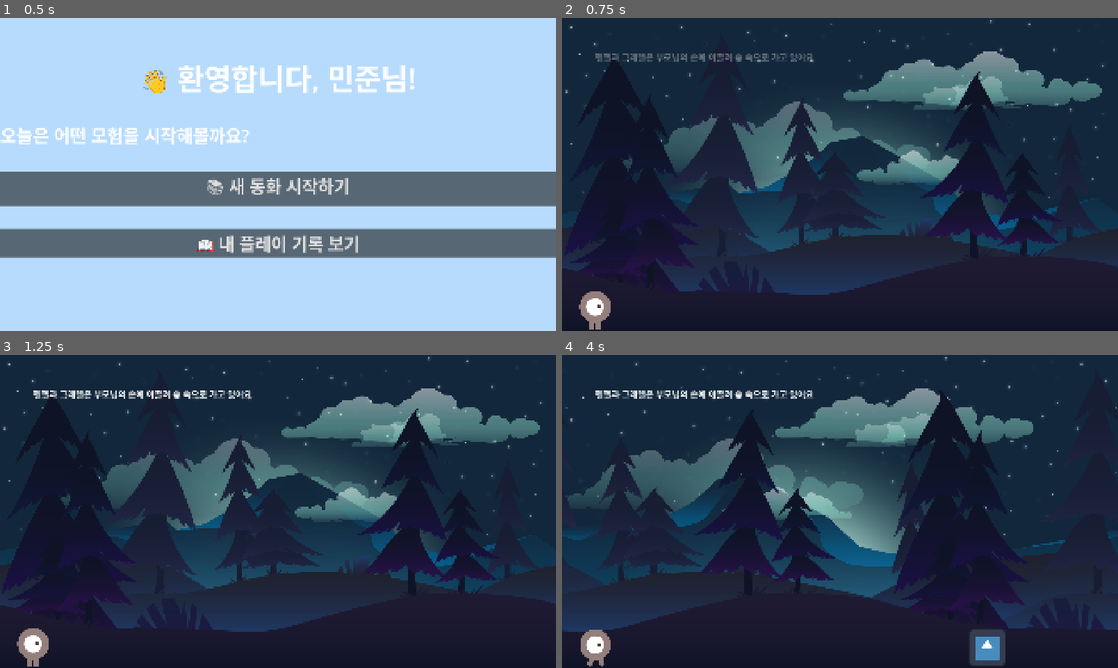
Above: before the commit, frames 1-4 (two rows, left to right).
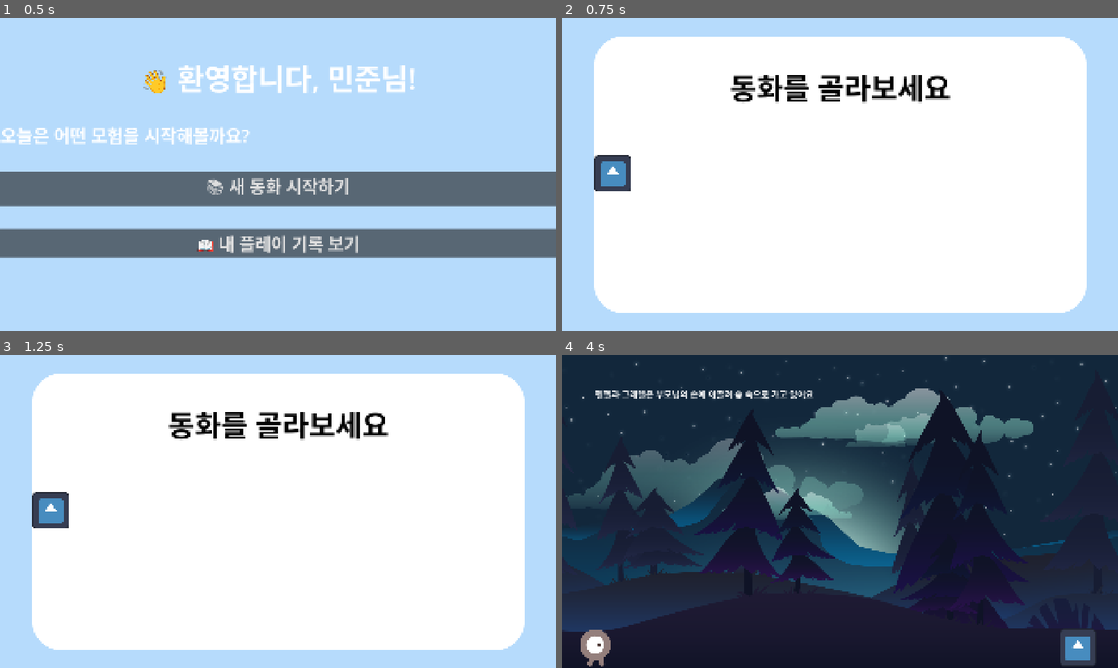
Above: after the commit, the same moments.

Repository: ParkSoeon/EyeTrackingReadingAssistance
Game: Godot game, scene res://scenes/main.tscn
Two runs of this game, one before a commit and one after it. Both use one fixed random seed, a clock stepped at 60 frames per second and the inputs below. This scene is started directly instead of the project's main scene. The engine's default icon, where the game draws it, is replaced by a stand-in: a white triangle on a blue panel in a dark square.
Inputs (mouse positions are in pixels of both pictures, inside the frame that each line leads up to):
- Up to frame 1 (0.5 s): no input
- Up to frame 2 (0.75 s): click "📚 새 동화 시작하기" at 0.5 s
- Up to frame 3 (1.25 s): no input
- Up to frame 4 (4 s): click (612, 511) at 1.27 s; hold Right (move_right) 2.03-2.78 s; hold Left (move_left) 2.78-3.53 s; hold Right (move_right) from 3.53 s (still down)

Frame 1 is identical in both runs. In frame 2, 100% of the frame differs, in the area x 0-100%, y 0-100%; in frame 3, 100%; in frame 4, 1.4%.

Commit message:
Feat: select book

Diff:
--- /dev/null
+++ b/demo/scenes/books.gd
@@ -0,0 +1,9 @@
+extends Control
+
+func _ready() -> void:
+	pass
+
+
+func _on_texture_button_pressed() -> void: # 임시
+	get_tree().change_scene_to_file("res://scenes/story.tscn")
+	pass # Replace with function body.
--- /dev/null
+++ b/demo/scenes/books.tscn
@@ -0,0 +1,84 @@
+[gd_scene load_steps=5 format=3 uid="uid://tcolq6ty463w"]
+
+[ext_resource type="Script" uid="uid://qeymcinsi8dy" path="res://scenes/books.gd" id="1_tevrl"]
+[ext_resource type="Texture2D" uid="uid://bynxqwlfemfvq" path="res://icon.svg" id="2_ooaew"]
+
+[sub_resource type="CanvasTexture" id="CanvasTexture_cqori"]
+
+[sub_resource type="StyleBoxFlat" id="StyleBoxFlat_nnl7v"]
+bg_color = Color(1, 1, 1, 1)
+corner_radius_top_left = 100
+corner_radius_top_right = 100
+corner_radius_bottom_right = 100
+corner_radius_bottom_left = 100
+
+[node name="Books" type="Control"]
+layout_mode = 3
+anchors_preset = 15
+anchor_right = 1.0
+anchor_bottom = 1.0
+grow_horizontal = 2
+grow_vertical = 2
+script = ExtResource("1_tevrl")
+
+[node name="TextureRect" type="TextureRect" parent="."]
+modulate = Color(0.713726, 0.858824, 0.988235, 1)
+layout_mode = 1
+anchors_preset = 15
+anchor_right = 1.0
+anchor_bottom = 1.0
+grow_horizontal = 2
+grow_vertical = 2
+texture = SubResource("CanvasTexture_cqori")
+
+[node name="Panel" type="Panel" parent="."]
+custom_minimum_size = Vector2(1700, 956)
+layout_mode = 1
+anchors_preset = 8
+anchor_left = 0.5
+anchor_top = 0.5
+anchor_right = 0.5
+anchor_bottom = 0.5
+offset_left = -850.0
+offset_top = -478.0
+offset_right = 850.0
+offset_bottom = 478.0
+grow_horizontal = 2
+grow_vertical = 2
+theme_override_styles/panel = SubResource("StyleBoxFlat_nnl7v")
+
+[node name="Label" type="Label" parent="Panel"]
+layout_mode = 1
+anchors_preset = 5
+anchor_left = 0.5
+anchor_right = 0.5
+offset_left = -359.5
+offset_top = 100.0
+offset_right = 359.5
+offset_bottom = 237.0
+grow_horizontal = 2
+theme_override_colors/font_color = Color(0, 0, 0, 1)
+theme_override_font_sizes/font_size = 100
+text = "동화를 골라보세요"
+
+[node name="ScrollContainer" type="ScrollContainer" parent="Panel"]
+layout_mode = 1
+anchors_preset = 14
+anchor_top = 0.5
+anchor_right = 1.0
+anchor_bottom = 0.5
+offset_top = -68.0
+offset_bottom = 68.0
+grow_horizontal = 2
+grow_vertical = 2
+vertical_scroll_mode = 0
+
+[node name="HBoxContainer" type="HBoxContainer" parent="Panel/ScrollContainer"]
+layout_mode = 2
+theme_override_constants/separation = 320
+
+[node name="TextureButton" type="TextureButton" parent="Panel/ScrollContainer/HBoxContainer"]
+layout_mode = 2
+texture_normal = ExtResource("2_ooaew")
+
+[connection signal="pressed" from="Panel/ScrollContainer/HBoxContainer/TextureButton" to="." method="_on_texture_button_pressed"]
--- a/demo/scenes/main.gd
+++ b/demo/scenes/main.gd
@@ -6,7 +6,7 @@
 
 
 func _on_story_button_pressed() -> void:
-		get_tree().change_scene_to_file("res://scenes/story.tscn")
+		get_tree().change_scene_to_file("res://scenes/books.tscn")
 
 
 func _on_mypage_button_pressed() -> void:
Not shown, added: demo/scenes/books.gd.uid
